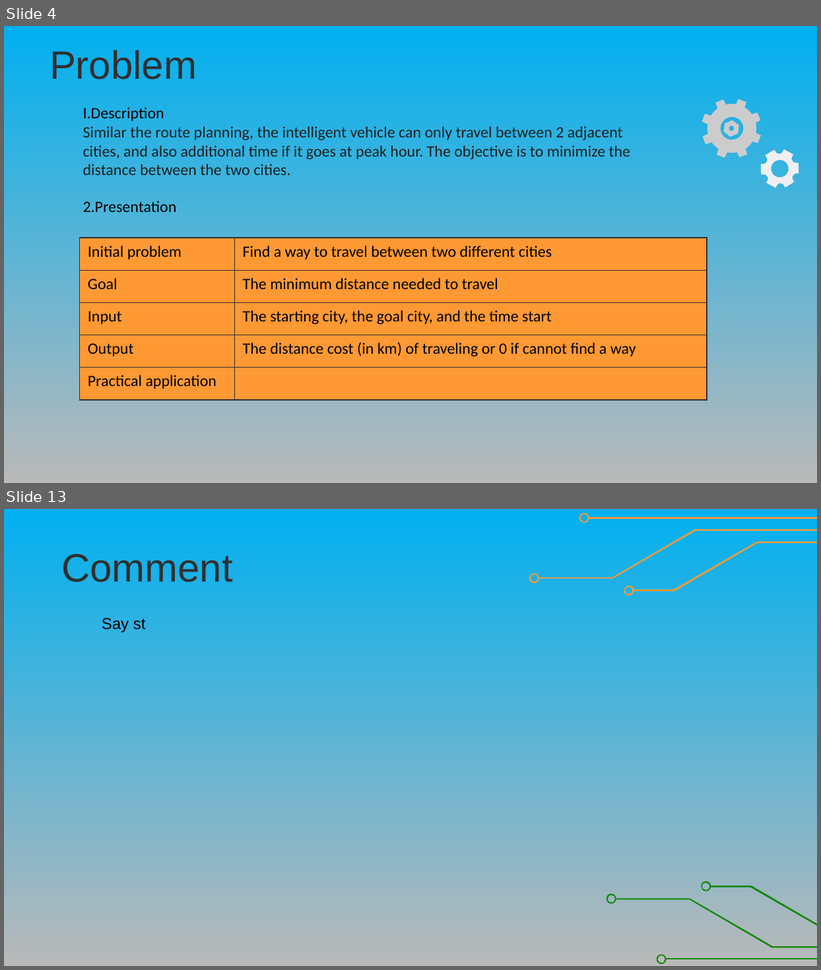
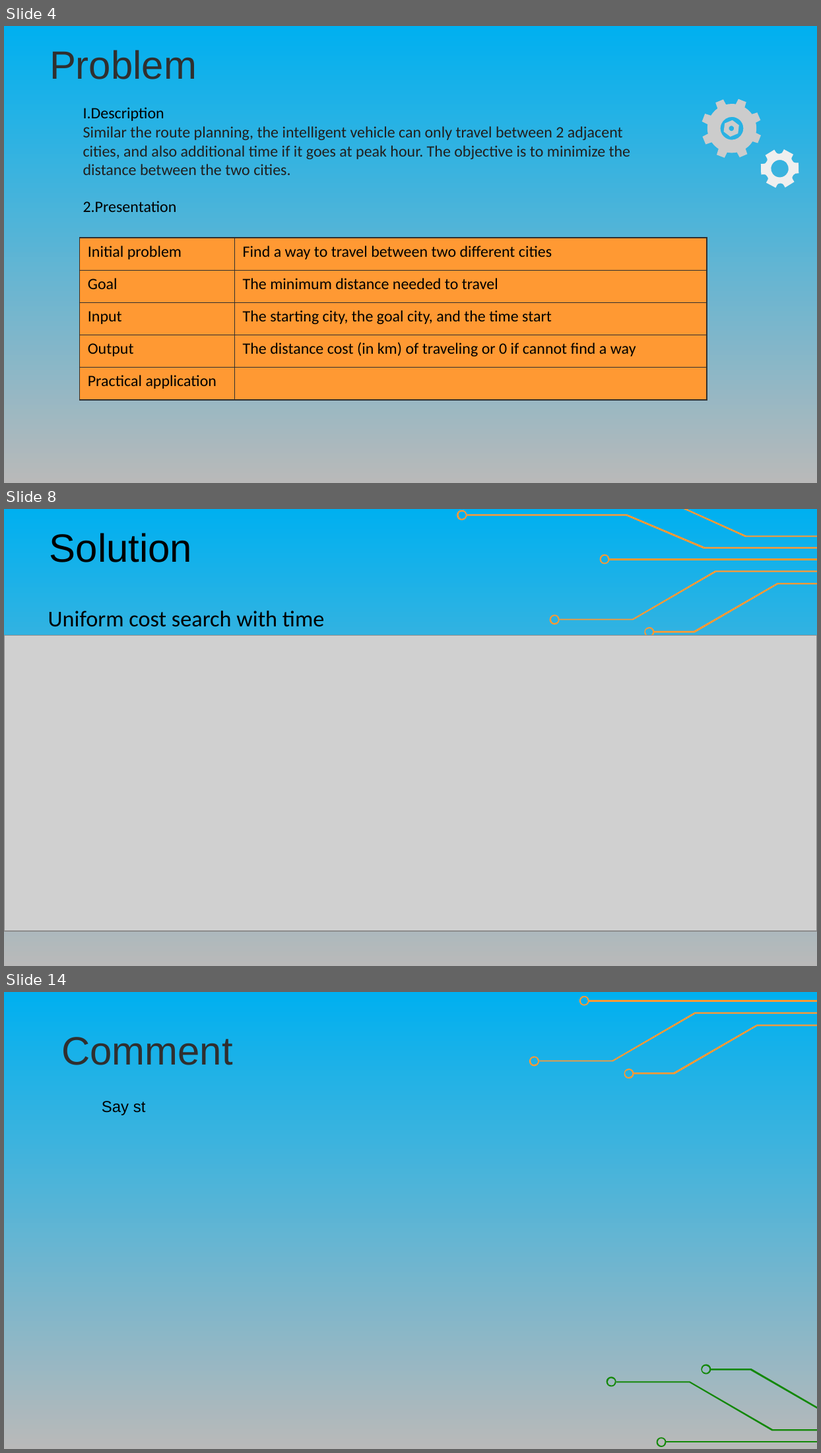
Before and after one commit to NQN27/Test_Project_AI, a slide deck: Project-AI.pptx. Shown one above the other, each under a label of ours: slides 4 and 13 before the commit, slides 4, 8 and 14 after it; the slides between them are not shown. The pictures are 821x970 and 821x1453 pixels, drawn with LibreOffice and Linux fonts; fonts in the diff are those of the drawing; grey boxes stand for pictures. Boxes give left, top, right and bottom in pixels: in the first picture for what was removed or moved away, otherwise in the second. Text is boxed around its words. In the diff, an @@ line names an element or a change of style, - is before the commit and + after.

```diff
--- a/Project-AI.pptx
+++ b/Project-AI.pptx
@@ slide 8 added at [4,509,817,966], background gradient #00B0F0 to #B9B9B9 @@
@@ group added at [457,509,817,637]: 9 freeform shapes @@
@@ text added at [50,533,192,562], 35 pt, text #000000 @@
+Solution
@@ text added at [48,611,324,627], 20 pt, text #000000 @@
+Uniform cost search with time
@@ picture added at [4,636,817,932] @@
@@ freeform shape added at [538,878,817,913], fill #138808 @@
@@ freeform shape added at [780,898,817,899], fill #138808 @@
@@ freeform shape added at [704,912,817,913], fill #138808 @@
@@ what was slide 13 is now slide 14 @@
```
Also in this commit, not shown: 3 slides changed, 3 other slides added, 3 slides removed, 1 other file.
